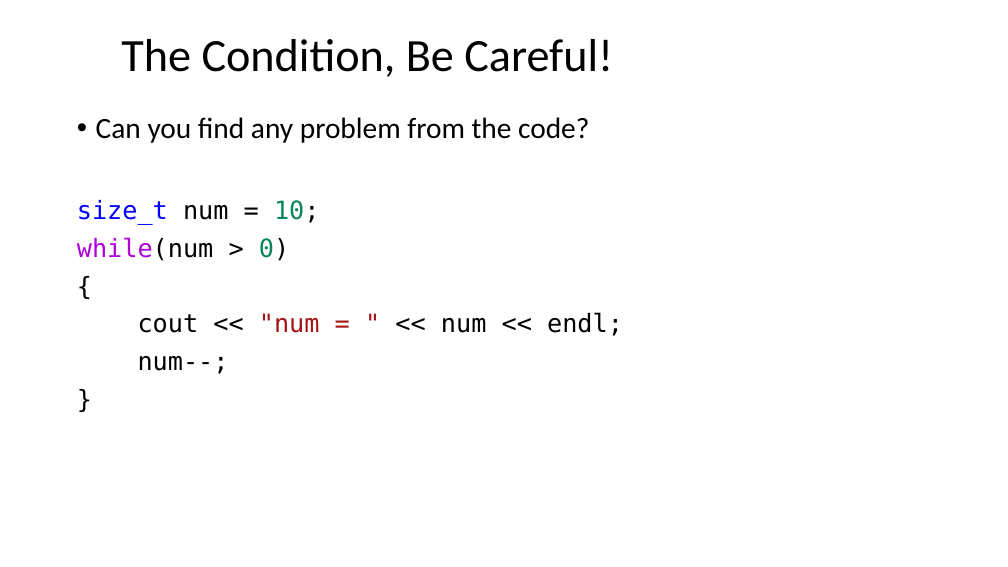
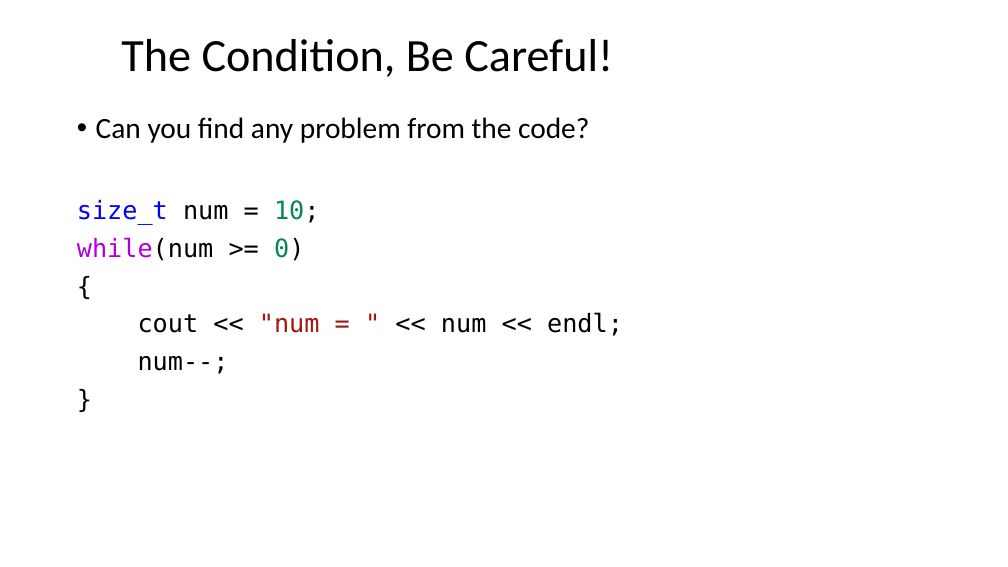
Before and after one commit to dayekuaipao/CPPLearning, a slide deck: slide 17 of week03/Lecture03.pptx. Drawn at 1008x567 pixels with LibreOffice and Linux fonts; fonts in the diff are those of the drawing; background and template pictures are left out. Boxes give left, top, right and bottom in pixels: in the first picture for what was removed or moved away, otherwise in the second. Text is boxed around its words. In the diff, an @@ line names an element or a change of style, - is before the commit and + after.

```diff
--- a/week03/Lecture03.pptx
+++ b/week03/Lecture03.pptx
@@ text at (x1=77, y1=237, x2=304, y2=261): text changed @@
-while(num > 0)
+while(num >= 0)
```
Also in this commit, not shown: 3 other slides changed, 2 slides added, 2 slides removed, 2 other files.
